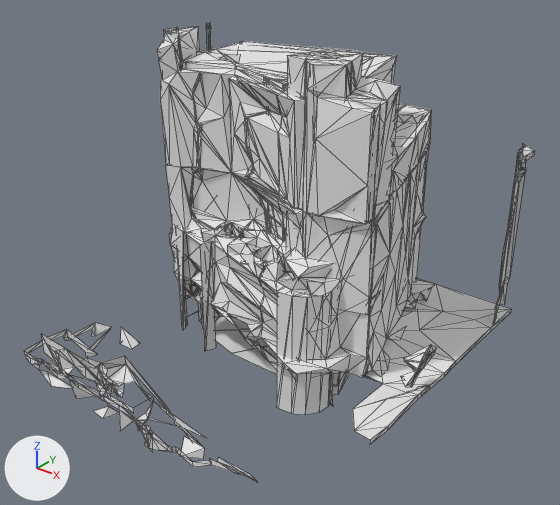
Two versions of the glTF model hero-tiles/chunk_0_-2.glb, one commit apart.
Both versions are drawn from a 50 mm lens placed at (93.3, -45.7, 78.9), pointed at (16.2, 50.7, 19.1). The lights are fixed; the arrows at lower left show +X, +Y and +Z. The first picture is the older version. Mesh edges are drawn as thin lines. Vertices at exactly the same position are counted once.

The scene before the commit, as lines of its bpy script (objects in view):
```python
me_mesh_0 = bpy.data.meshes.new('Mesh_0')
me_mesh_0.from_pydata(...)  # 1983 vertices, 3157 faces; spans x -12.0..45.0, y 15.0..91.3, z -9.2..54.4
# faces by material slot: [1304, 1853]
me_mesh_0.materials.append(mat_material_0)  # its picture is missing
me_mesh_0.materials.append(mat_material_1)  # its picture is missing
ob_hero_chunk = bpy.data.objects.new('hero-chunk', me_mesh_0)
ob_hero_chunk.location = (0.0, 0.0, 0.0)
```
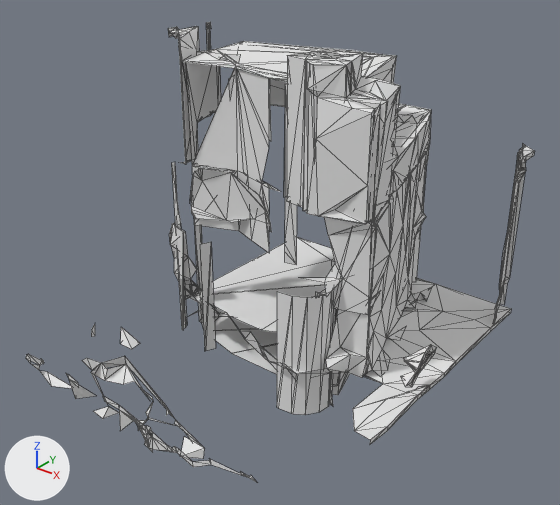
Where the change shows, as pixel boxes (x1, y1, x2, y2) in the pictures (560 x 505 px):
'hero-chunk', reshaped
    before: (25, 22, 535, 482)
    after: (26, 22, 535, 482)
part 1 of me_mesh_0, deleted
    before: (157, 28, 351, 369)
part 2 of me_mesh_0, deleted
    before: (25, 323, 152, 415)
part 3 of me_mesh_0, deleted
    before: (156, 403, 257, 482)

The change, as a list of edits to the scene's bpy script:
```text
Change me_mesh_0:
    used by ob_hero_chunk; location = (0.0, 0.0, 0.0)
    remove me_mesh_0.from_pydata(...)  # 1983 vertices, 3157 faces; spans x -12.0..45.0, y 15.0..91.3, z -9.2..54.4
    add me_mesh_0.from_pydata(...)  # 1355 vertices, 1932 faces; spans x -11.4..45.0, y 15.0..91.3, z -9.2..54.4
    me_mesh_0 part 1: 533 vertices removed from x -12.0..29.6, y 42.0..55.9, z 3.2..54.4
    me_mesh_0 part 2: 88 vertices removed from x -11.4..16.4, y 15.0..31.0, z 3.1..10.6
    me_mesh_0 part 3: 7 vertices removed from x 29.9..40.7, y 15.0..16.8, z 5.3..6.6
```
